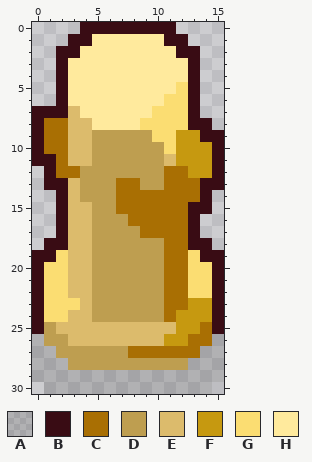
Edited in one commit: pixel-art sprite (Roguelike_unity/Assets/Art/Environment/Ruined_city_pillar.png). This is how it looked before the edit.
The file is 16x31 pixels.
Palette (. is transparent): A #00000023  B #390c14  C #a96f03  D #be9e50  E #dcbb6c  F #c69910  G #fbdd72  H #ffea9d
And afterwards:
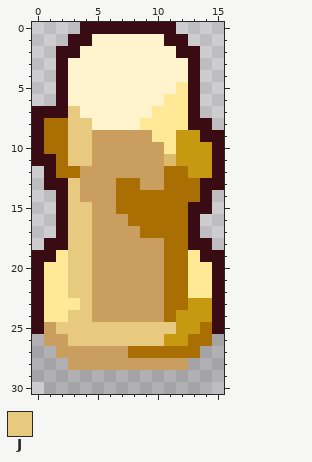
Colours new in this view: J #e7c980
What changed:
{"colour":"D","old":"#be9e50","new":"#ca9e5e"}
{"colour":"G","old":"#fbdd72","new":"#ffe896"}
{"colour":"H","old":"#ffea9d","new":"#fff4cd"}
{"y":7,"x":3,"old":"E","new":"J"}
{"y":8,"x":3,"old":"EE","new":"JJ"}
{"y":9,"x":3,"old":"EE","new":"JJ"}
{"y":10,"x":3,"old":"EE","new":"JJ"}
{"y":11,"x":3,"old":"EE","new":"JJ"}
{"y":13,"x":3,"old":"E","new":"J"}
{"y":14,"x":3,"old":"E","new":"J"}
{"y":15,"x":3,"old":"EE","new":"JJ"}
{"y":16,"x":3,"old":"EE","new":"JJ"}
{"y":17,"x":3,"old":"EE","new":"JJ"}
{"y":18,"x":3,"old":"EE","new":"JJ"}
{"y":19,"x":3,"old":"EE","new":"JJ"}
{"y":20,"x":3,"old":"EE","new":"JJ"}
{"y":21,"x":3,"old":"EE","new":"JJ"}
{"y":22,"x":3,"old":"EE","new":"JJ"}
{"y":23,"x":4,"old":"E","new":"J"}
{"y":24,"x":3,"old":"EE","new":"JJ"}
{"y":25,"x":2,"old":"EEEEEEEEEE","new":"JJJJJJJJJJ"}
{"y":26,"x":3,"old":"EEEEEEEE","new":"JJJJJJJJ"}
{"label":"changed","picture_box":[44,34,212,370]}
